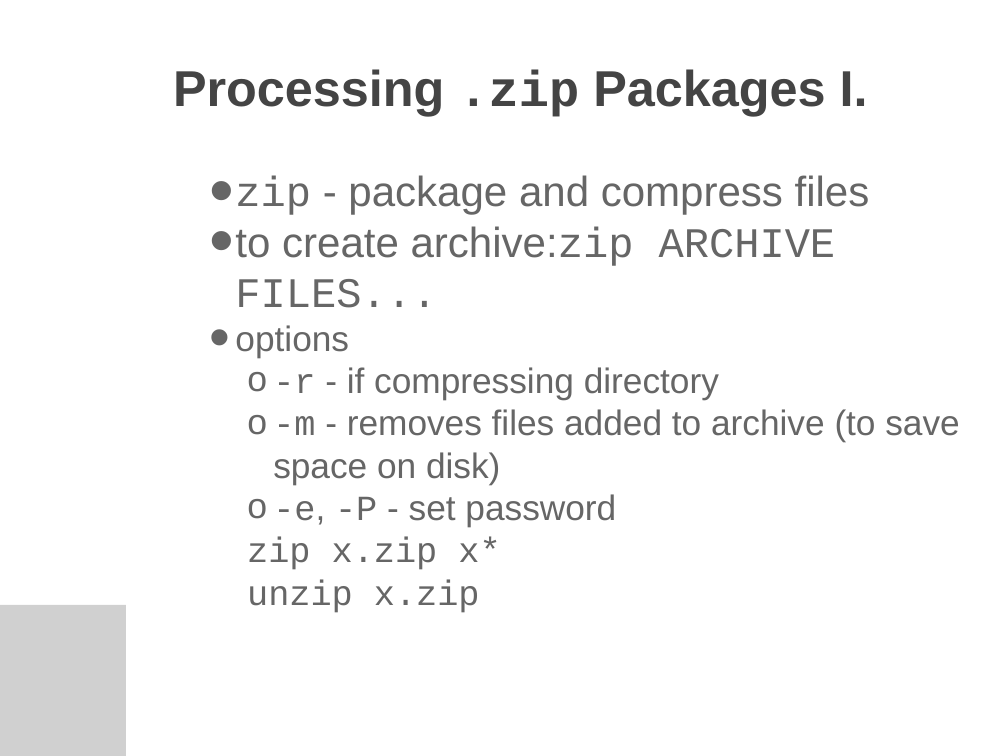
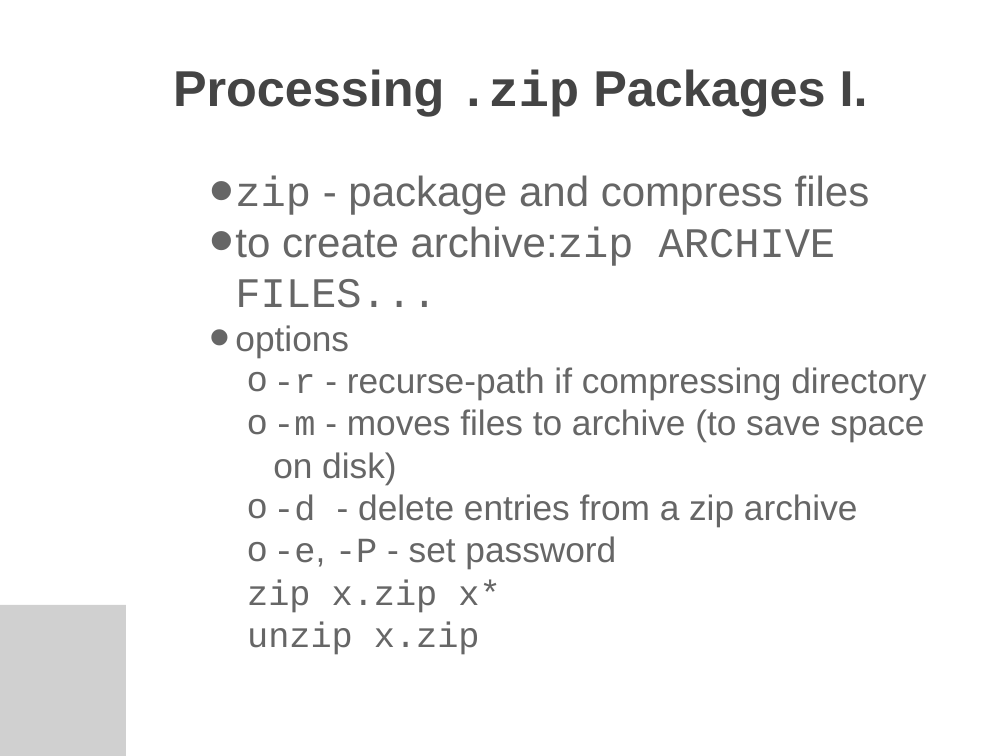
Before and after one commit to jb23lm87/OS-prednasky, a slide deck: slide 11 of LC UNIX/06 Archiving and Compression.pptx. Drawn at 1008x756 pixels with LibreOffice and Linux fonts; fonts in the diff are those of the drawing; grey boxes stand for pictures; background and template pictures are left out. Boxes give left, top, right and bottom in pixels: in the first picture for what was removed or moved away, otherwise in the second. Text is boxed around its words. In the diff, an @@ line names an element or a change of style, - is before the commit and + after.

```diff
--- a/LC UNIX/06 Archiving and Compression.pptx
+++ b/LC UNIX/06 Archiving and Compression.pptx
@@ text at <box>273,367,926,527</box>: text changed @@
-  o -r - if compressing directory
-  o -m - removes files added to archive (to save space on disk)
+  o -r - recurse-path if compressing directory
+  o -m - moves files to archive (to save space on disk)
+  o -d - delete entries from a zip archive
```
Also in this commit, not shown: 1 other slide changed, 1 other file.
